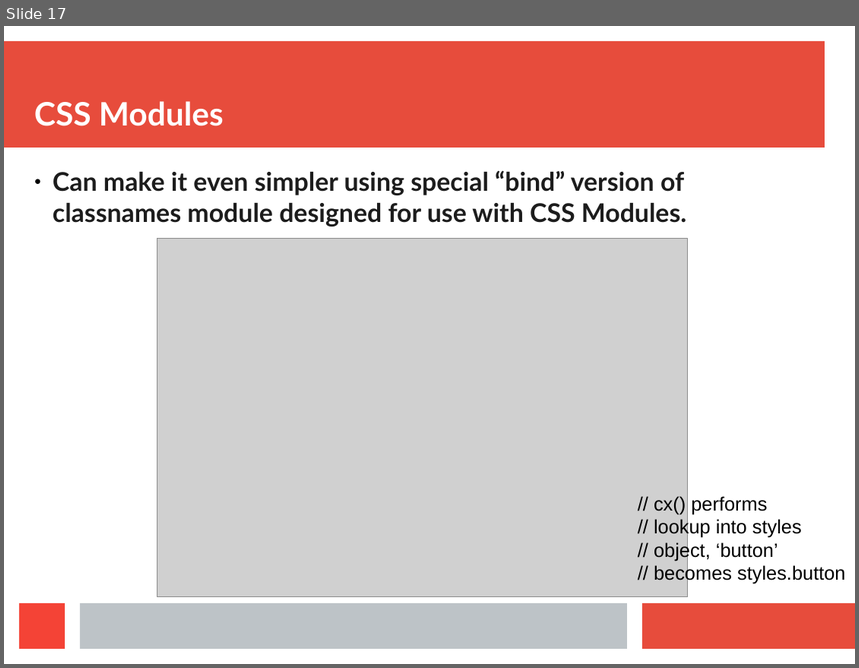
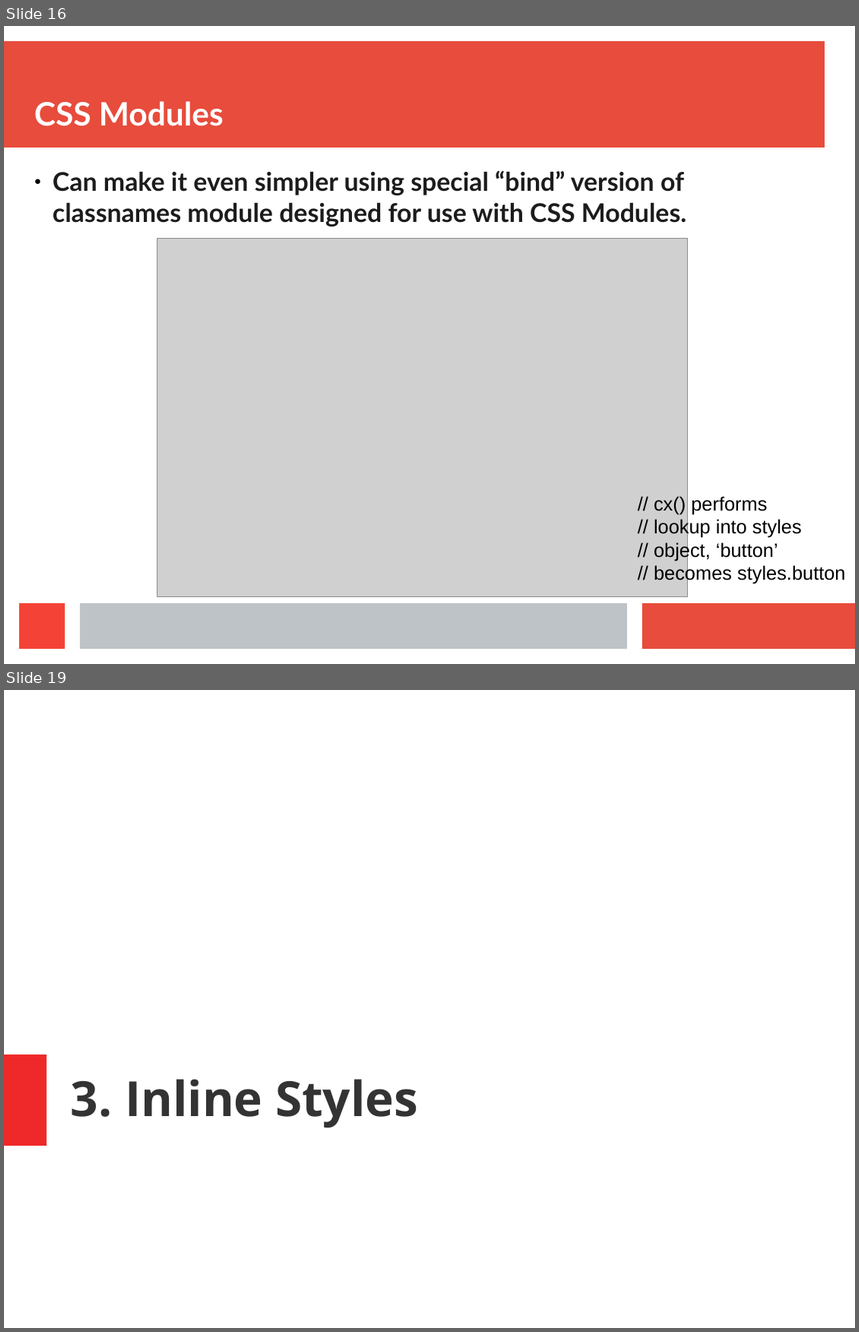
Before and after one commit to aruberto/styling-javascript-components, a slide deck: styling_react_components.odp. Shown one above the other, each under a label of ours: slide 17 before the commit, slides 16 and 19 after it; the slides between them are not shown. The pictures are 859x668 and 859x1332 pixels, drawn with LibreOffice and Linux fonts; fonts in the diff are those of the drawing; grey boxes stand for pictures. Boxes give left, top, right and bottom in pixels: in the first picture for what was removed or moved away, otherwise in the second. Text is boxed around its words. In the diff, an @@ line names an element or a change of style, - is before the commit and + after.

```diff
--- a/styling_react_components.odp
+++ b/styling_react_components.odp
@@ slide 19 added at bbox=[4, 690, 855, 1328], background #FFFFFF @@
@@ rectangle added at bbox=[4, 1055, 47, 1146], fill #EF2929 @@
@@ title added at bbox=[71, 1079, 418, 1129], 45.2 pt, text #333333, bold @@
+3. Inline Styles
@@ what was slide 17 is now slide 16 @@
```
Also in this commit, not shown: 2 slides changed, 4 other slides added, 2 slides removed, 1 other file.
